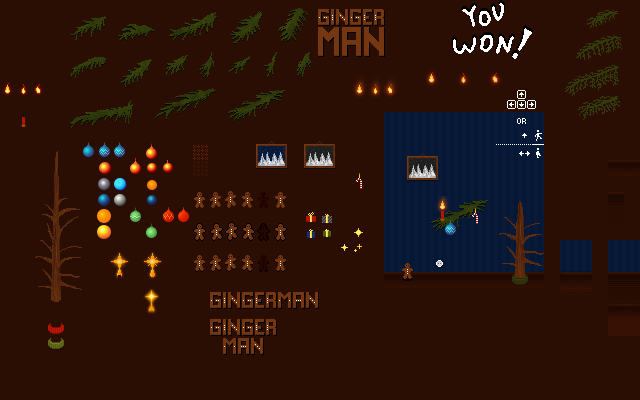
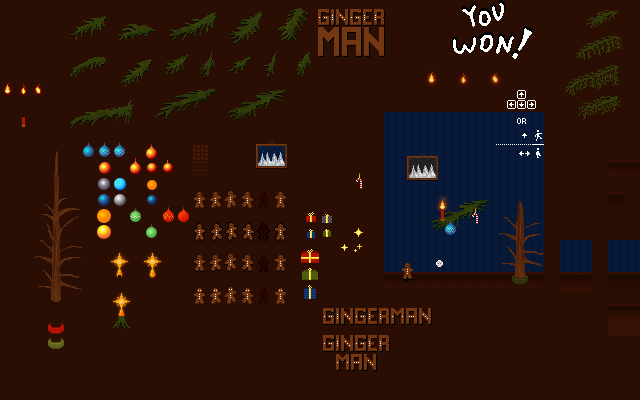
Layers edited between the first and the second (640, 400) image:
added layer "Pasted Layer #3" above "Layer copy #2" over [113, 293, 130, 316]
painted on "Layer copy #2" over [113, 76, 432, 371]
painted on "Pasted Layer #2" over [113, 79, 398, 330]
painted on "Layer copy #1" over [111, 291, 132, 319]
